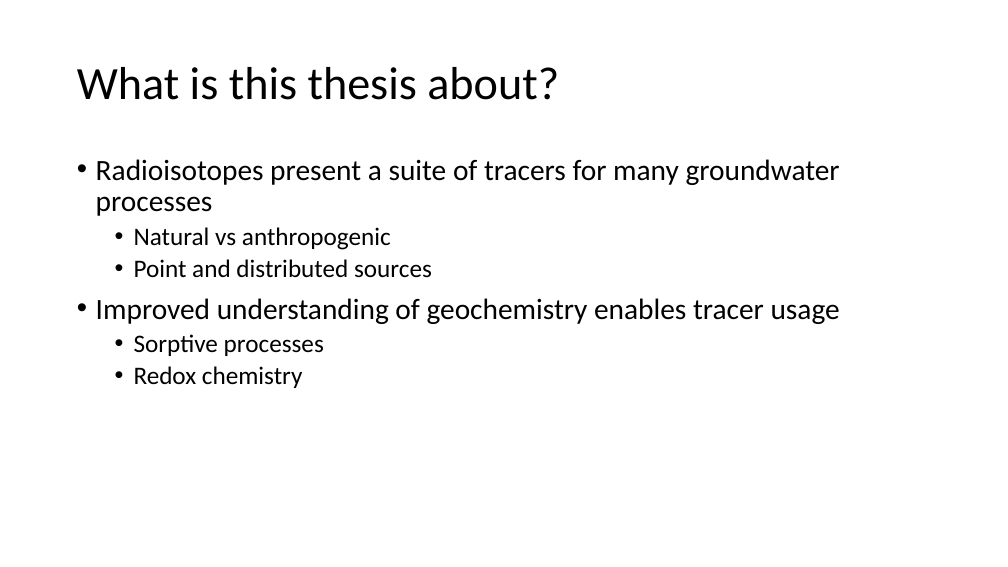
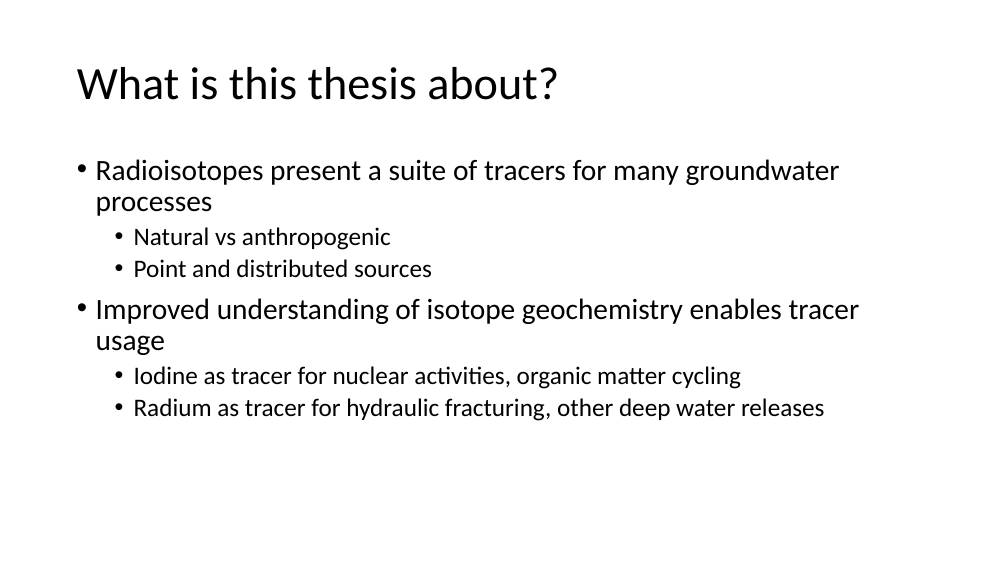
Before and after one commit to machen/Thesis-Proposal, a slide deck: slide 7 of Presentation.pptx (slide 4 before the commit). Drawn at 1008x567 pixels with LibreOffice and Linux fonts; fonts in the diff are those of the drawing. Boxes give left, top, right and bottom in pixels: in the first picture for what was removed or moved away, otherwise in the second. Text is boxed around its words. In the diff, an @@ line names an element or a change of style, - is before the commit and + after.

```diff
--- a/Presentation.pptx
+++ b/Presentation.pptx
@@ text at box(96, 298, 860, 421): text changed; size 28 to 24 pt @@
-• Improved understanding of geochemistry enables tracer usage
-  • Sorptive processes
-  • Redox chemistry
+• Improved understanding of isotope geochemistry enables tracer usage
+  • Iodine as tracer for nuclear activities, organic matter cycling
+  • Radium as tracer for hydraulic fracturing, other deep water releases
```
Also in this commit, not shown: 17 slides added, 1 slide removed.
